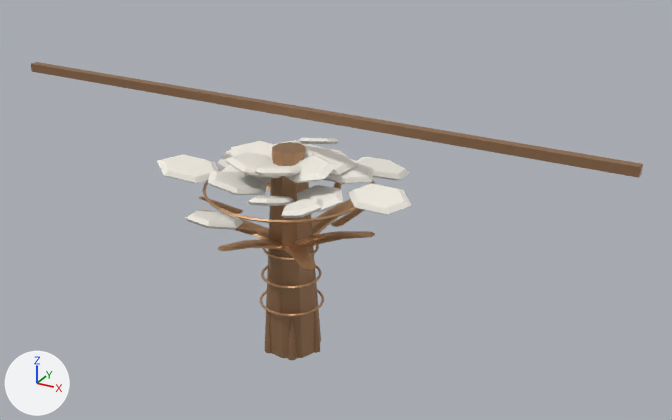
Renders of the glTF model public/models/synthesis_tree.glb from each side of a commit.
One viewpoint serves both versions: a 50 mm camera at (35.6, -57.2, 41.7) aimed at (2.8, 2.4, 11.9). Arrows for +X, +Y and +Z are at lower left; the lights stay in place. The picture after the commit comes second. Vertices at exactly the same position are counted once.

Names of what the first picture shows: 'synthesis_tree'.
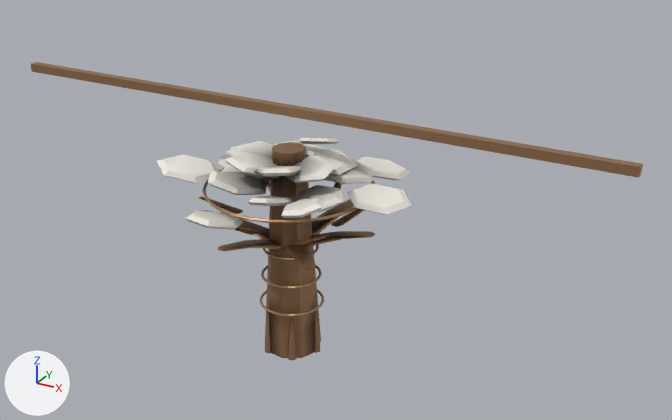
What differs and where, as boxes [x1, y1, x2, y2] in the pictures (672 x 420 px):
'synthesis_tree', recoloured (darker): [185, 138, 396, 357] in both

What changed in the scene script:
```text
Change mat_copper_dark:
    where n0 = _N.new('ShaderNodeBsdfPrincipled'); n0.name = 'Principled BSDF'
    remove n0.inputs[0].default_value = (0.42, 0.24, 0.13, 1.0)  # 'Base Color', brown #ad8665
    add n2 = _N.new('ShaderNodeMix'); n2.name = 'Mix'
    add n2.data_type = 'RGBA'
    add n2.blend_type = 'MULTIPLY'
    add n2.inputs[0].default_value = 1.0  # 'Factor'
    add n2.inputs[7].default_value = (0.42, 0.24, 0.13, 1.0)  # 'B', brown #ad8665
    add n3 = _N.new('ShaderNodeVertexColor'); n3.name = 'Color Attribute'
    add _L.new(n2.outputs[2], n0.inputs[0])  # 'Result' to 'Base Color'
    add _L.new(n3.outputs[0], n2.inputs[6])  # 'Color' to 'A'
Change mat_copper:
    where n0 = _N.new('ShaderNodeBsdfPrincipled'); n0.name = 'Principled BSDF'
    remove n0.inputs[0].default_value = (0.72, 0.42, 0.22, 1.0)  # 'Base Color', beige #ddad81
    add n2 = _N.new('ShaderNodeMix'); n2.name = 'Mix'
    add n2.data_type = 'RGBA'
    add n2.blend_type = 'MULTIPLY'
    add n2.inputs[0].default_value = 1.0  # 'Factor'
    add n2.inputs[7].default_value = (0.72, 0.42, 0.22, 1.0)  # 'B', beige #ddad81
    add n3 = _N.new('ShaderNodeVertexColor'); n3.name = 'Color Attribute'
    add _L.new(n2.outputs[2], n0.inputs[0])  # 'Result' to 'Base Color'
    add _L.new(n3.outputs[0], n2.inputs[6])  # 'Color' to 'A'
Change mat_ceramic:
    where n0 = _N.new('ShaderNodeBsdfPrincipled'); n0.name = 'Principled BSDF'
    remove n0.inputs[0].default_value = (0.88, 0.84, 0.76, 1.0)  # 'Base Color', white #f1ece2
    add n2 = _N.new('ShaderNodeMix'); n2.name = 'Mix'
    add n2.data_type = 'RGBA'
    add n2.blend_type = 'MULTIPLY'
    add n2.inputs[0].default_value = 1.0  # 'Factor'
    add n2.inputs[7].default_value = (0.88, 0.84, 0.76, 1.0)  # 'B', white #f1ece2
    add n3 = _N.new('ShaderNodeVertexColor'); n3.name = 'Color Attribute'
    add _L.new(n2.outputs[2], n0.inputs[0])  # 'Result' to 'Base Color'
    add _L.new(n3.outputs[0], n2.inputs[6])  # 'Color' to 'A'
Change me_trunk:
    where me_trunk.from_pydata(...)  # 1540 vertices, 2966 faces; spans x -26.0..26.0, y -9.8..10.1, z 0.0..20.8
    used by ob_synthesis_tree; location = (0.0, 0.0, 0.0)
    me_trunk part 1: vertex colours changed
```
